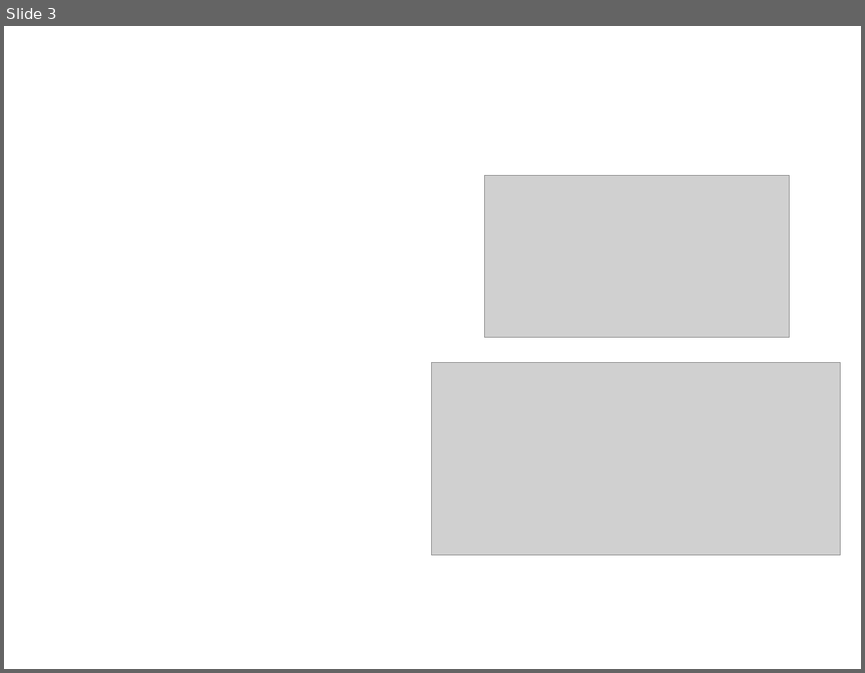
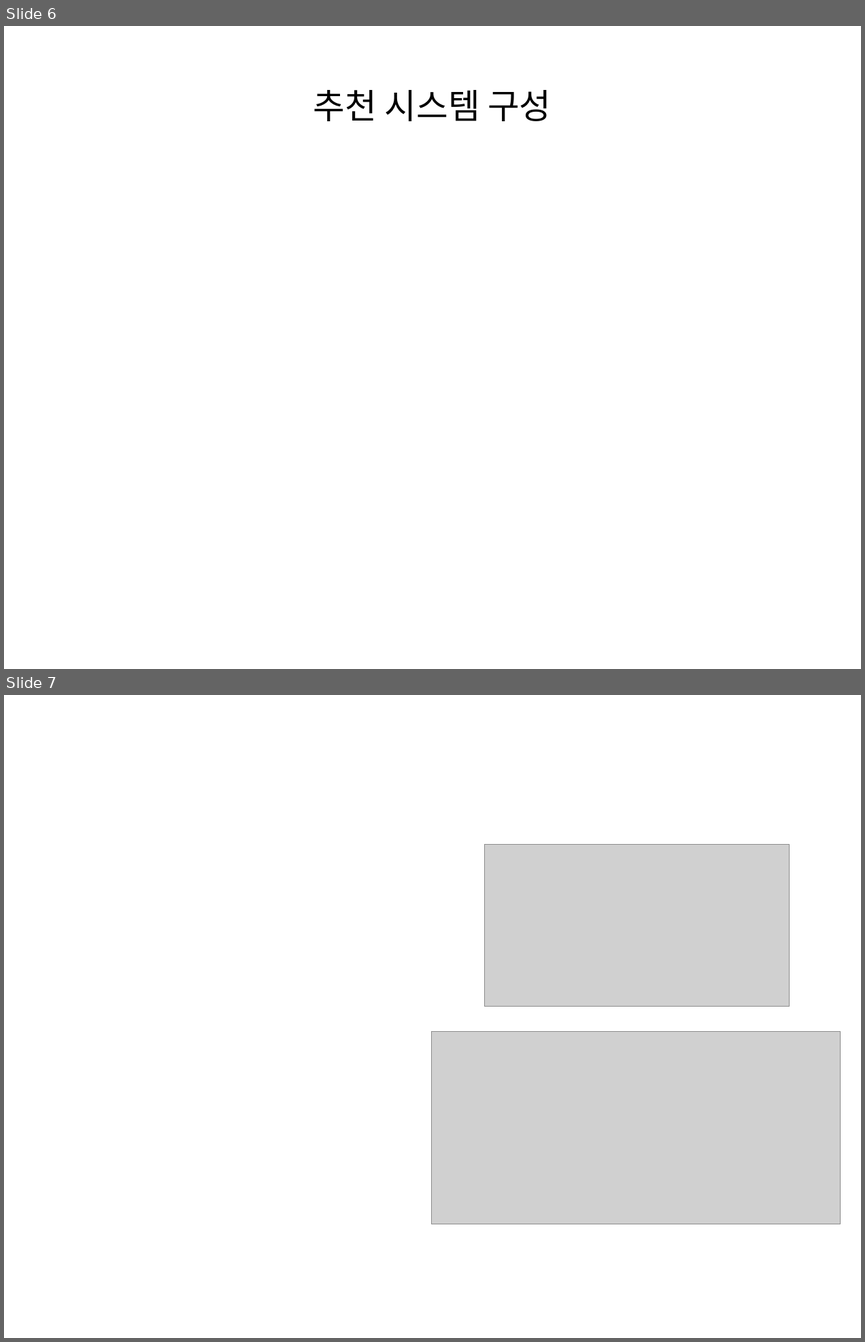
Before and after one commit to TedJeong/vipidly-vociferous, a slide deck: notes/병렬컴퓨팅부터분산컴퓨팅까지.odp. Shown one above the other, each under a label of ours: slide 3 before the commit, slides 6 and 7 after it. The pictures are 865x673 and 865x1342 pixels, drawn with LibreOffice and Linux fonts; fonts in the diff are those of the drawing; grey boxes stand for pictures. Boxes give left, top, right and bottom in pixels: in the first picture for what was removed or moved away, otherwise in the second. Text is boxed around its words. In the diff, an @@ line names an element or a change of style, - is before the commit and + after.

```diff
--- a/notes/병렬컴퓨팅부터분산컴퓨팅까지.odp
+++ b/notes/병렬컴퓨팅부터분산컴퓨팅까지.odp
@@ slide 6 added at (4,26,861,669), background #FFFFFF @@
@@ title added at (313,90,551,121), 32 pt, text #000000 @@
+추천 시스템 구성
@@ what was slide 3 is now slide 7 @@
```
Also in this commit, not shown: 5 slides changed, 7 other slides added, 2 other files.
